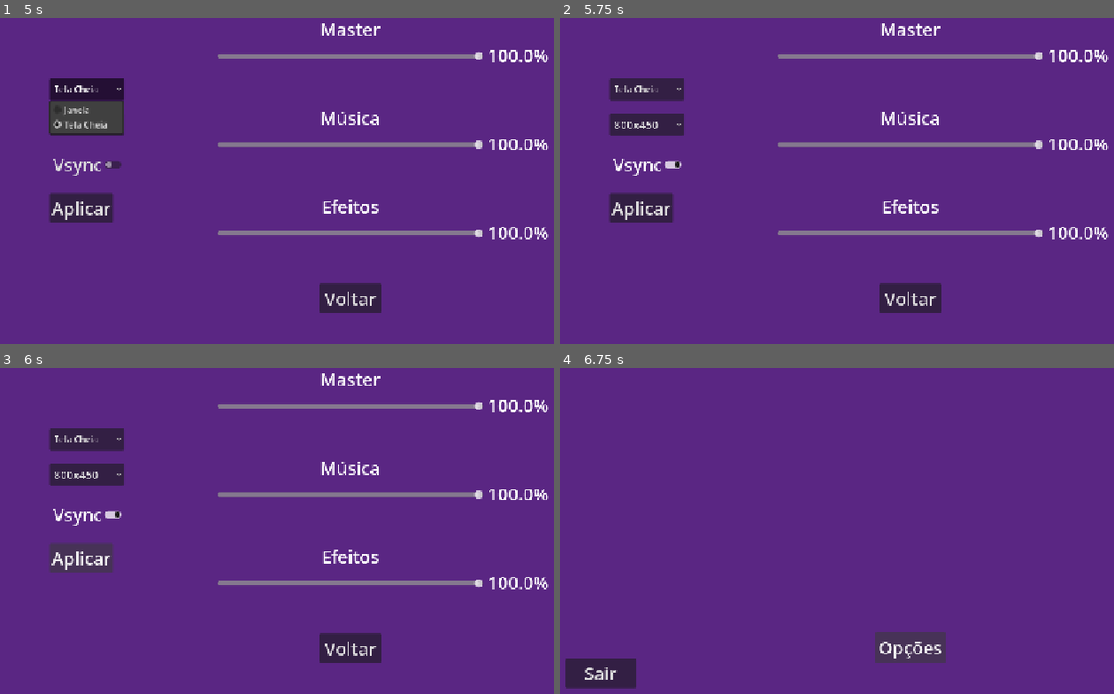
Above: before the commit, frames 1-4 (two rows, left to right).
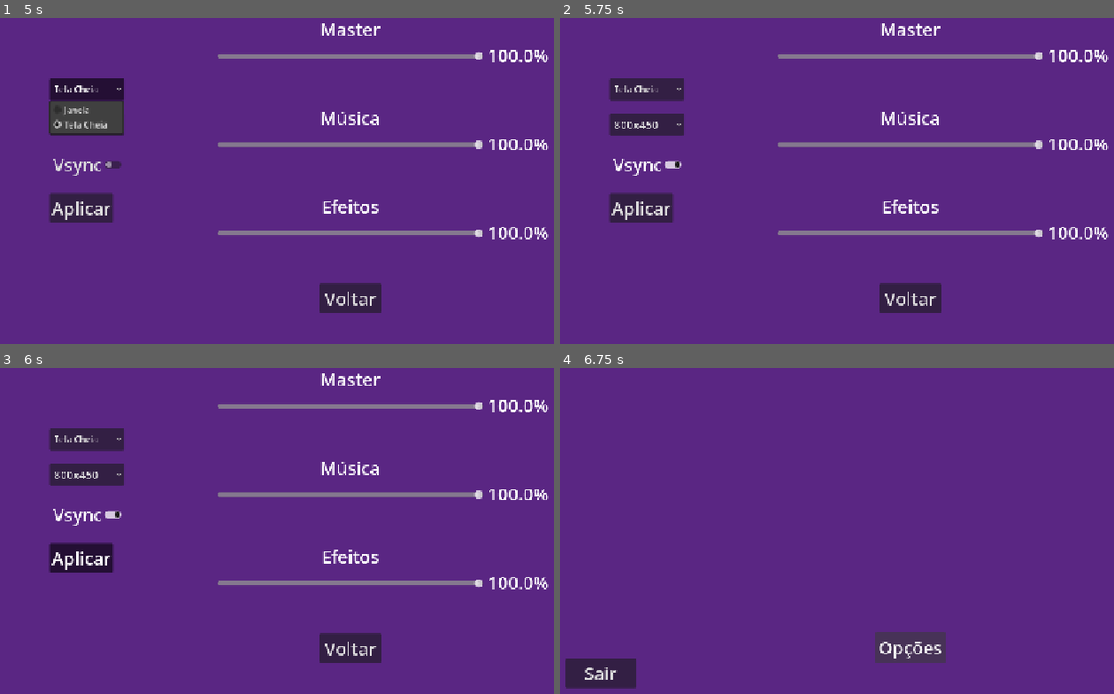
Above: after the commit, the same moments.

Repository: LuanDiegs/FelpoJam
Game: Godot game, scene res://Cenas/start_menu.tscn
Same seed, same stepped clock (60 frames per second), same inputs: the game is played once before the commit and once after it. The project has no main scene, so this scene is started directly.
Inputs:
- Up to frame 1 (5 s): click "Opções" at 0.5 s; click "Voltar" at 1.25 s; click "Opções" at 2 s; click "Janela" at 2.75 s; click "800x450" at 3.5 s; click "Tela Cheia" at 4.25 s
- Up to frame 2 (5.75 s): click "Vsync" at 5 s
- Up to frame 3 (6 s): click "Aplicar" at 5.75 s
- Up to frame 4 (6.75 s): click "Voltar" at 6.5 s

Frames 1-2 are identical in both runs. In frame 3, 0.8% of the frame differs, in the area x 9-21%, y 54-63%; in frame 4, nothing differs.

Commit message:
Criação grupos e Obstaculo placeholder
Criei grupos globais para separar o player, obstaculos, NPCs e "inimigos" (npcs que vão te atrapalhar,)

Diff:
--- /dev/null
+++ b/source/felpojam--projeto-gigantossauro/Cenas/Descartaveis/base_level_test.tscn
@@ -0,0 +1,318 @@
+[gd_scene format=3 uid="uid://x5whwss62fdt"]
+
+[sub_resource type="Gradient" id="Gradient_72efe"]
+colors = PackedColorArray(0.8474744, 0.84747446, 0.84747446, 1, 0.84705883, 0.84705883, 0.84705883, 1)
+
+[sub_resource type="GradientTexture2D" id="GradientTexture2D_xna6u"]
+gradient = SubResource("Gradient_72efe")
+
+[sub_resource type="PlaceholderTexture2D" id="PlaceholderTexture2D_ruq0o"]
+size = Vector2(146, 275)
+
+[sub_resource type="Gradient" id="Gradient_1w86j"]
+colors = PackedColorArray(0.28235295, 0, 0, 1, 0.05978801, 0.37337592, 0.66549146, 1)
+
+[sub_resource type="GradientTexture2D" id="GradientTexture2D_j2l78"]
+gradient = SubResource("Gradient_1w86j")
+width = 5120
+
+[sub_resource type="Gradient" id="Gradient_p7r6m"]
+colors = PackedColorArray(0, 0.95686275, 0, 1, 1, 0.100000024, 0.100000024, 1)
+
+[sub_resource type="GradientTexture2D" id="GradientTexture2D_kcuwb"]
+gradient = SubResource("Gradient_p7r6m")
+
+[sub_resource type="Gradient" id="Gradient_xa5hy"]
+offsets = PackedFloat32Array(0.020833334, 0.90625)
+colors = PackedColorArray(0, 0.6012149, 0.9829679, 1, 0.75787526, 0.90505993, 0, 1)
+
+[sub_resource type="GradientTexture2D" id="GradientTexture2D_gmu47"]
+gradient = SubResource("Gradient_xa5hy")
+
+[sub_resource type="Gradient" id="Gradient_jw1xg"]
+colors = PackedColorArray(1, 0.26, 0.26, 1, 0.57730263, 6.6420434e-06, 0.39036384, 1)
+
+[sub_resource type="GradientTexture2D" id="GradientTexture2D_upuu2"]
+gradient = SubResource("Gradient_jw1xg")
+
+[node name="Base_level_test" type="Node2D" unique_id=1242278278]
+
+[node name="Background" type="Sprite2D" parent="." unique_id=2037398130]
+position = Vector2(0, -670)
+scale = Vector2(113.28125, 38.90625)
+texture = SubResource("GradientTexture2D_xna6u")
+centered = false
+
+[node name="Background2" type="Sprite2D" parent="." unique_id=2031989707]
+visible = false
+position = Vector2(1360, 1116)
+scale = Vector2(2.4999998, 2.484375)
+texture = SubResource("GradientTexture2D_xna6u")
+centered = false
+
+[node name="Player" type="Sprite2D" parent="." unique_id=1172568444]
+position = Vector2(225, 509)
+texture = SubResource("PlaceholderTexture2D_ruq0o")
+
+[node name="Player2" type="Sprite2D" parent="." unique_id=1103589677]
+visible = false
+position = Vector2(323.5, 960.625)
+scale = Vector2(1.0479453, 0.5772729)
+texture = SubResource("PlaceholderTexture2D_ruq0o")
+
+[node name="Floor" type="Sprite2D" parent="." unique_id=539491716]
+position = Vector2(5, 639)
+scale = Vector2(0.99902344, 1.2656252)
+texture = SubResource("GradientTexture2D_j2l78")
+centered = false
+
+[node name="Floor15" type="Sprite2D" parent="." unique_id=1486374889]
+visible = false
+position = Vector2(1360, 870.0001)
+scale = Vector2(0.031249985, 2.6562476)
+texture = SubResource("GradientTexture2D_j2l78")
+centered = false
+
+[node name="Floor3" type="Sprite2D" parent="." unique_id=1462822823]
+position = Vector2(5920, 641)
+scale = Vector2(0.25976563, 1)
+texture = SubResource("GradientTexture2D_j2l78")
+centered = false
+
+[node name="Floor4" type="Sprite2D" parent="." unique_id=307228589]
+position = Vector2(5920.0005, 0)
+scale = Vector2(0.25976563, 1)
+texture = SubResource("GradientTexture2D_j2l78")
+centered = false
+
+[node name="Floor5" type="Sprite2D" parent="." unique_id=1381321231]
+position = Vector2(5120.0005, 639.00006)
+scale = Vector2(0.046874825, 1.2656248)
+texture = SubResource("GradientTexture2D_j2l78")
+centered = false
+
+[node name="Floor10" type="Sprite2D" parent="." unique_id=558389901]
+position = Vector2(5505, 660)
+scale = Vector2(0.005859338, 0.78125143)
+texture = SubResource("GradientTexture2D_j2l78")
+centered = false
+
+[node name="Floor9" type="Sprite2D" parent="." unique_id=81465506]
+position = Vector2(5360, 670)
+scale = Vector2(0.06250003, 0.43749988)
+texture = SubResource("GradientTexture2D_j2l78")
+centered = false
+
+[node name="Floor6" type="Sprite2D" parent="." unique_id=935809275]
+position = Vector2(5330, 479)
+scale = Vector2(0.00585944, 2.5312495)
+texture = SubResource("GradientTexture2D_j2l78")
+centered = false
+
+[node name="Floor7" type="Sprite2D" parent="." unique_id=585463452]
+position = Vector2(5680.0005, 640)
+scale = Vector2(0.046874825, 1.2656248)
+texture = SubResource("GradientTexture2D_j2l78")
+centered = false
+
+[node name="Floor8" type="Sprite2D" parent="." unique_id=672127558]
+position = Vector2(5680, 480.00003)
+scale = Vector2(0.00585944, 2.5312495)
+texture = SubResource("GradientTexture2D_j2l78")
+centered = false
+
+[node name="Floor11" type="Sprite2D" parent="." unique_id=815532396]
+position = Vector2(5040, 64.000015)
+scale = Vector2(0.015625006, 3.765625)
+texture = SubResource("GradientTexture2D_j2l78")
+centered = false
+
+[node name="Floor12" type="Sprite2D" parent="." unique_id=1600699084]
+position = Vector2(5074.9995, 305)
+scale = Vector2(0.008789102, 5.2343745)
+texture = SubResource("GradientTexture2D_j2l78")
+centered = false
+
+[node name="Floor13" type="Sprite2D" parent="." unique_id=1875418005]
+position = Vector2(5920, 65)
+scale = Vector2(0.015625006, 3.765625)
+texture = SubResource("GradientTexture2D_j2l78")
+centered = false
+
+[node name="Floor14" type="Sprite2D" parent="." unique_id=1310634336]
+position = Vector2(5919.9995, 305)
+scale = Vector2(0.008789102, 5.2343745)
+texture = SubResource("GradientTexture2D_j2l78")
+centered = false
+
+[node name="Floor2" type="Sprite2D" parent="." unique_id=273868806]
+texture = SubResource("GradientTexture2D_j2l78")
+centered = false
+
+[node name="Obstacles" type="Sprite2D" parent="." unique_id=739159950]
+position = Vector2(691.5, 558)
+scale = Vector2(1.671875, 2.4687495)
+texture = SubResource("GradientTexture2D_kcuwb")
+
+[node name="Obstacles12" type="Sprite2D" parent="." unique_id=1431427555]
+visible = false
+position = Vector2(323.24997, 1195)
+scale = Vector2(2.3984387, 2.4687495)
+texture = SubResource("GradientTexture2D_kcuwb")
+
+[node name="Obstacles2" type="Sprite2D" parent="." unique_id=301161162]
+position = Vector2(695, 486.75)
+scale = Vector2(3.2812498, 0.38281223)
+texture = SubResource("GradientTexture2D_kcuwb")
+
+[node name="Obstacles3" type="Sprite2D" parent="." unique_id=1213404632]
+position = Vector2(1464.375, 244.50002)
+scale = Vector2(0.6445295, 5.1406255)
+texture = SubResource("GradientTexture2D_kcuwb")
+
+[node name="Obstacles4" type="Sprite2D" parent="." unique_id=781949383]
+position = Vector2(2280, 584.00006)
+rotation = 1.1502264
+scale = Vector2(1.337891, 1.4765627)
+texture = SubResource("GradientTexture2D_kcuwb")
+
+[node name="Obstacles5" type="Sprite2D" parent="." unique_id=2120457509]
+position = Vector2(2410, 584)
+rotation = 0.034628212
+scale = Vector2(2.302473, 1.4765627)
+texture = SubResource("GradientTexture2D_kcuwb")
+
+[node name="Obstacles6" type="Sprite2D" parent="." unique_id=972154976]
+position = Vector2(2340, 489)
+rotation = 0.14459294
+scale = Vector2(1.4457692, 1.4765627)
+texture = SubResource("GradientTexture2D_kcuwb")
+
+[node name="Obstacles7" type="Sprite2D" parent="." unique_id=690283285]
+position = Vector2(3895.612, 577.4234)
+rotation = 1.1502264
+scale = Vector2(1.337891, 1.4765627)
+texture = SubResource("GradientTexture2D_kcuwb")
+
+[node name="Obstacles8" type="Sprite2D" parent="." unique_id=637005403]
+position = Vector2(4025.612, 577.4232)
+rotation = 0.034628212
+scale = Vector2(2.302473, 1.4765627)
+texture = SubResource("GradientTexture2D_kcuwb")
+
+[node name="Obstacles9" type="Sprite2D" parent="." unique_id=1217580033]
+position = Vector2(3955.6118, 482.42316)
+rotation = 0.14459294
+scale = Vector2(1.4457692, 1.4765627)
+texture = SubResource("GradientTexture2D_kcuwb")
+
+[node name="NPCs" type="Sprite2D" parent="." unique_id=540759709]
+position = Vector2(3319.9998, 494)
+scale = Vector2(2.296875, 4.328125)
+texture = SubResource("GradientTexture2D_gmu47")
+
+[node name="NPCs2" type="Sprite2D" parent="." unique_id=2124034206]
+position = Vector2(1849.9999, 498.99994)
+scale = Vector2(2.296875, 4.328125)
+texture = SubResource("GradientTexture2D_gmu47")
+
+[node name="NPCs4" type="Sprite2D" parent="." unique_id=692054345]
+visible = false
+position = Vector2(885, 953.25)
+scale = Vector2(2.343749, 2.398437)
+texture = SubResource("GradientTexture2D_gmu47")
+
+[node name="NPCs3" type="Sprite2D" parent="." unique_id=1730760264]
+position = Vector2(3595, 499)
+scale = Vector2(2.296875, 4.328125)
+texture = SubResource("GradientTexture2D_gmu47")
+
+[node name="Slowers" type="Sprite2D" parent="." unique_id=1894825478]
+position = Vector2(2820, 499)
+scale = Vector2(2.296875, 4.328125)
+texture = SubResource("GradientTexture2D_upuu2")
+
+[node name="Slowers4" type="Sprite2D" parent="." unique_id=1211813025]
+visible = false
+position = Vector2(879.25, 1197.75)
+scale = Vector2(2.320312, 2.382812)
+texture = SubResource("GradientTexture2D_upuu2")
+
+[node name="Slowers2" type="Sprite2D" parent="." unique_id=281825542]
+position = Vector2(4580, 500)
+scale = Vector2(2.296875, 4.328125)
+texture = SubResource("GradientTexture2D_upuu2")
+
+[node name="Obstacles10" type="Sprite2D" parent="." unique_id=55001902]
+position = Vector2(4716.5005, 558.5)
+scale = Vector2(1.671875, 2.4687495)
+texture = SubResource("GradientTexture2D_kcuwb")
+
+[node name="Obstacles11" type="Sprite2D" parent="." unique_id=95796236]
+position = Vector2(4720, 487.25)
+scale = Vector2(3.2812498, 0.38281223)
+texture = SubResource("GradientTexture2D_kcuwb")
+
+[node name="Slowers3" type="Sprite2D" parent="." unique_id=512754515]
+position = Vector2(4855, 500)
+scale = Vector2(2.296875, 4.328125)
+texture = SubResource("GradientTexture2D_upuu2")
+
+[node name="Label" type="Label" parent="." unique_id=2039366501]
+visible = false
+offset_left = 410.0
+offset_top = 920.0
+offset_right = 603.0
+offset_bottom = 1008.0
+theme_override_font_sizes/font_size = 64
+text = "Player"
+
+[node name="Label2" type="Label" parent="." unique_id=417951921]
+visible = false
+offset_left = 410.0
+offset_top = 1150.0
+offset_right = 754.0
+offset_bottom = 1238.0
+theme_override_font_sizes/font_size = 64
+text = "Obstaculos"
+
+[node name="Label3" type="Label" parent="." unique_id=253358718]
+visible = false
+offset_left = 970.0
+offset_top = 905.0
+offset_right = 1314.0
+offset_bottom = 993.0
+theme_override_font_sizes/font_size = 64
+text = "NPCs"
+
+[node name="Label4" type="Label" parent="." unique_id=8942901]
+visible = false
+offset_left = 965.0
+offset_top = 1155.0
+offset_right = 1309.0
+offset_bottom = 1243.0
+theme_override_font_sizes/font_size = 64
+text = "\"Inimigos\""
+
+[node name="Label5" type="Label" parent="." unique_id=1331204522]
+visible = false
+offset_left = 1530.0
+offset_top = 915.0
+offset_right = 1874.0
+offset_bottom = 1003.0
+theme_override_font_sizes/font_size = 64
+text = "Chão/Parede/Teto"
+
+[node name="Label6" type="Label" parent="." unique_id=611798899]
+visible = false
+offset_left = 1530.0
+offset_top = 1145.0
+offset_right = 2092.0
+offset_bottom = 1233.0
+theme_override_font_sizes/font_size = 64
+text = "Background"
+
+[node name="Camera2D" type="Camera2D" parent="." unique_id=918689281]
+position = Vector2(0, -360)
+anchor_mode = 0
+zoom = Vector2(0.5, 0.5)
--- /dev/null
+++ b/source/felpojam--projeto-gigantossauro/Cenas/Descartaveis/obstacle_placeholder.tscn
@@ -0,0 +1,29 @@
+[gd_scene format=3 uid="uid://b1ufgtckjsbtw"]
+
+[ext_resource type="Script" uid="uid://e5xfdpnl4n48" path="res://Scripts/obstacle.gd" id="1_5x8we"]
+
+[sub_resource type="PlaceholderTexture2D" id="PlaceholderTexture2D_0ui4t"]
+size = Vector2(32, 32)
+
+[sub_resource type="RectangleShape2D" id="RectangleShape2D_ktmuk"]
+size = Vector2(32, 32)
+
+[sub_resource type="RectangleShape2D" id="RectangleShape2D_5x8we"]
+size = Vector2(34, 34)
+
+[node name="ObstaclePlaceholder" type="StaticBody2D" unique_id=1791009903 groups=["Obstacles"]]
+script = ExtResource("1_5x8we")
+
+[node name="Texture" type="Sprite2D" parent="." unique_id=560448378]
+texture = SubResource("PlaceholderTexture2D_0ui4t")
+
+[node name="Collision" type="CollisionShape2D" parent="." unique_id=771197902]
+shape = SubResource("RectangleShape2D_ktmuk")
+
+[node name="Area" type="Area2D" parent="." unique_id=2117504910]
+
+[node name="Collision" type="CollisionShape2D" parent="Area" unique_id=1005556104]
+shape = SubResource("RectangleShape2D_5x8we")
+debug_color = Color(0.95009416, 0.11039094, 0.492903, 0.41960785)
+
+[connection signal="body_entered" from="Area" to="." method="_on_area_body_entered"]
--- a/source/felpojam--projeto-gigantossauro/Cenas/settings_menu.tscn
+++ b/source/felpojam--projeto-gigantossauro/Cenas/settings_menu.tscn
@@ -161,6 +161,7 @@
 offset_right = 211.0
 offset_bottom = 501.0
 theme_override_font_sizes/font_size = 32
+toggle_mode = true
 text = "Aplicar
 "
 
--- /dev/null
+++ b/source/felpojam--projeto-gigantossauro/Scripts/obstacle.gd
@@ -0,0 +1,8 @@
+extends StaticBody2D
+
+
+func _on_area_body_entered(body: Node2D) -> void:
+
+	if body.is_in_group("Player"):
+
+		pass
--- a/source/felpojam--projeto-gigantossauro/project.godot
+++ b/source/felpojam--projeto-gigantossauro/project.godot
@@ -27,6 +27,12 @@
 window/size/viewport_width=1280
 window/size/viewport_height=720
 window/stretch/mode="canvas_items"
+window/vsync/vsync_mode=0
+
+[global_group]
+
+Player=""
+Obstacles=""
 
 [physics]
 
Not shown, added: source/felpojam--projeto-gigantossauro/Scripts/obstacle.gd.uid
